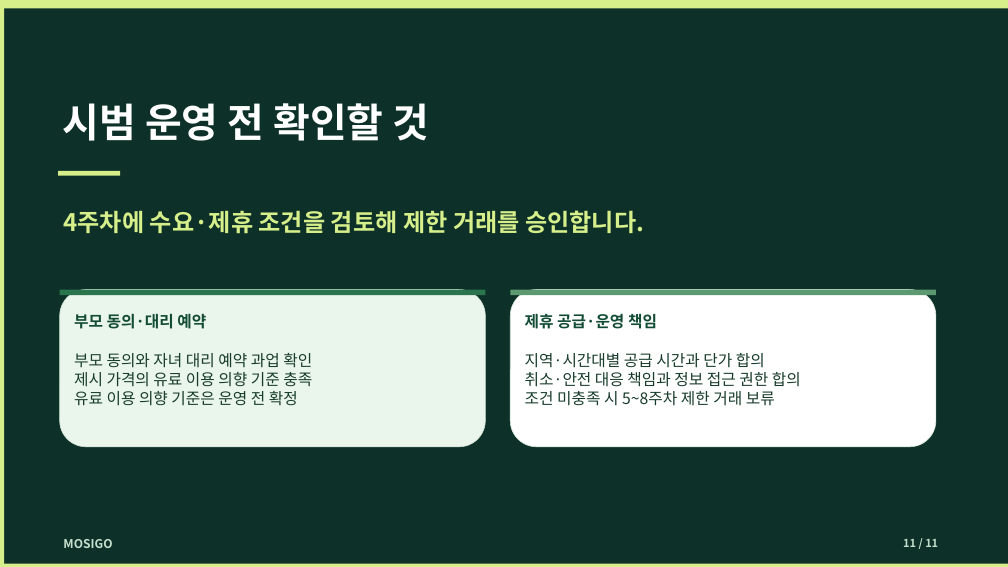
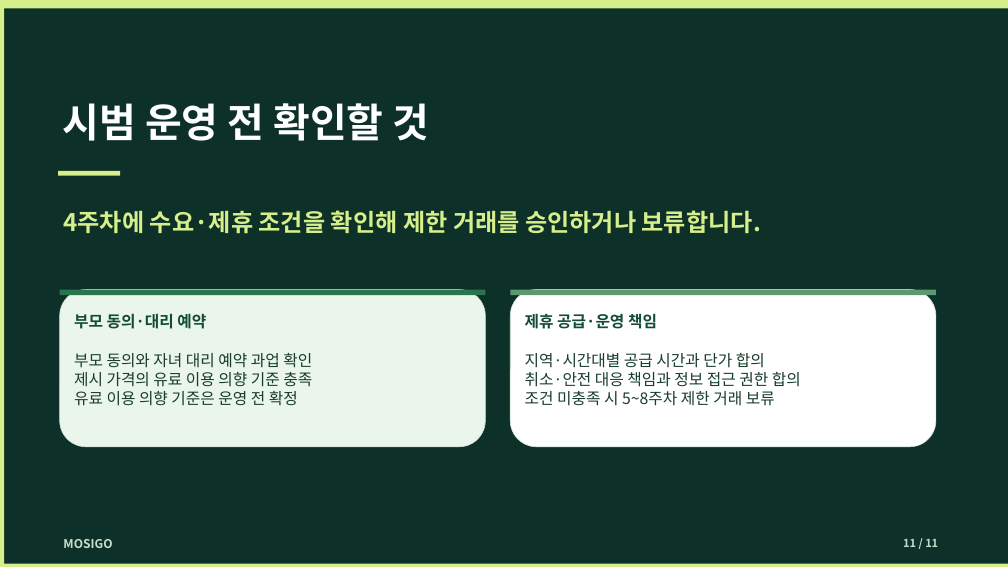
Before and after one commit to dohyunkimmm/mosigo-case-study, a slide deck: slide 11 of downloads/mosigo_report.pptx. Drawn at 1008x567 pixels with LibreOffice and Linux fonts; fonts in the diff are those of the drawing. Boxes give left, top, right and bottom in pixels: in the first picture for what was removed or moved away, otherwise in the second. Text is boxed around its words. In the diff, an @@ line names an element or a change of style, - is before the commit and + after.

Commit message:
서비스기획 과업 성공 지표 및 승인·보류 문구 수정

```diff
--- a/downloads/mosigo_report.pptx
+++ b/downloads/mosigo_report.pptx
@@ text at [63,210,762,233]: text changed @@
-4주차에 수요·제휴 조건을 검토해 제한 거래를 승인합니다.
+4주차에 수요·제휴 조건을 확인해 제한 거래를 승인하거나 보류합니다.
```
Also in this commit, not shown: 1 other slide changed.
